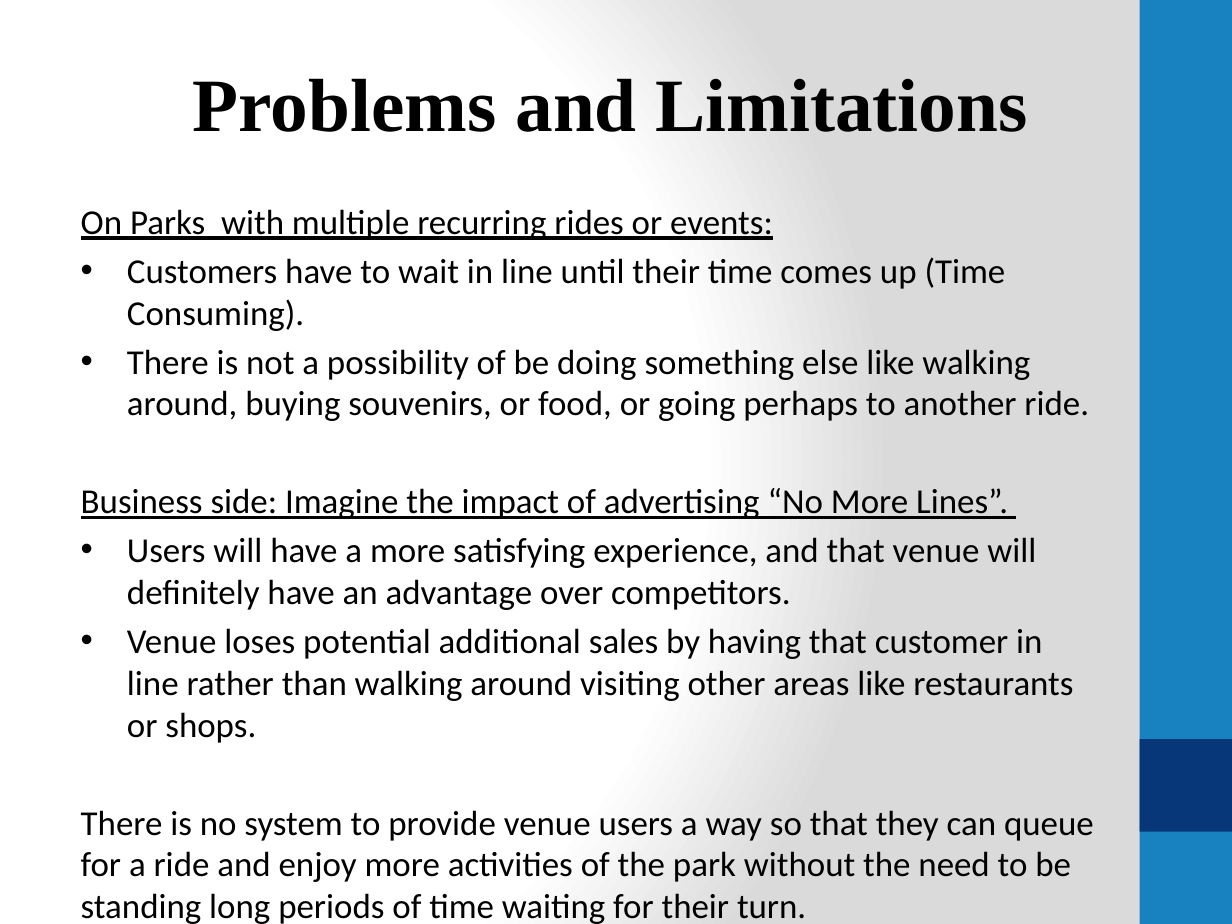
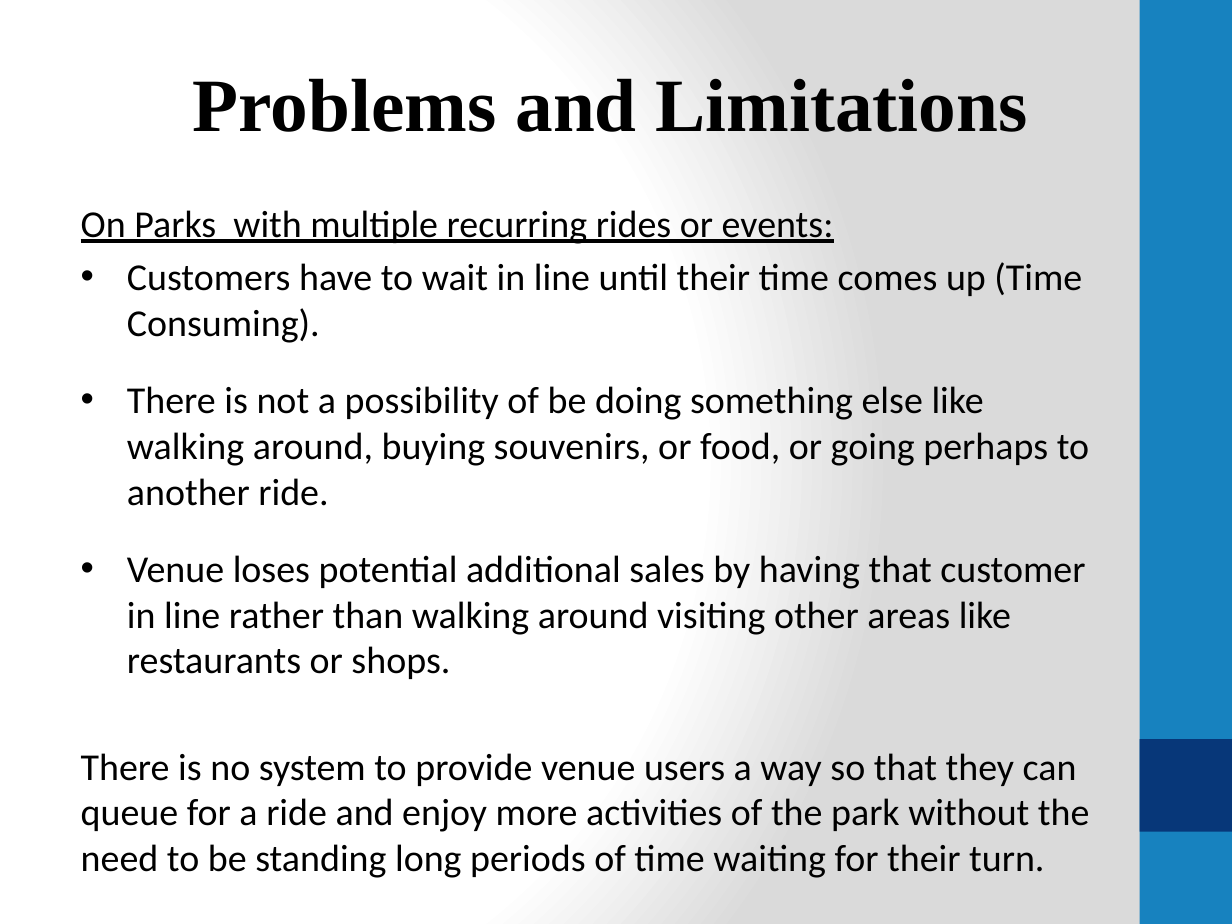
Before and after one commit to FIU-SCIS-Senior-Project-2014-Fall/Virtual-Queue, a slide deck: slide 2 of VQ/FinalPresentationSlides.pptx. Drawn at 1232x924 pixels with LibreOffice and Linux fonts; fonts in the diff are those of the drawing. Boxes give left, top, right and bottom in pixels: in the first picture for what was removed or moved away, otherwise in the second. Text is boxed around its words. In the diff, an @@ line names an element or a change of style, - is before the commit and + after.

```diff
--- a/VQ/FinalPresentationSlides.pptx
+++ b/VQ/FinalPresentationSlides.pptx
@@ text "On Parks with multiple recurring ..." at (x1=81, y1=210, x2=1089, y2=878): size 20.4 to 22.2 pt @@
@@ text at (x1=81, y1=488, x2=1036, y2=610): paragraphs removed @@
-Business side: Imagine the impact of advertising “No More Lines”.
-• Users will have a more satisfying experience, and that venue will definitely have an advantage over competitors.
```
Also in this commit, not shown: 3 other slides changed, 1 slide removed.
